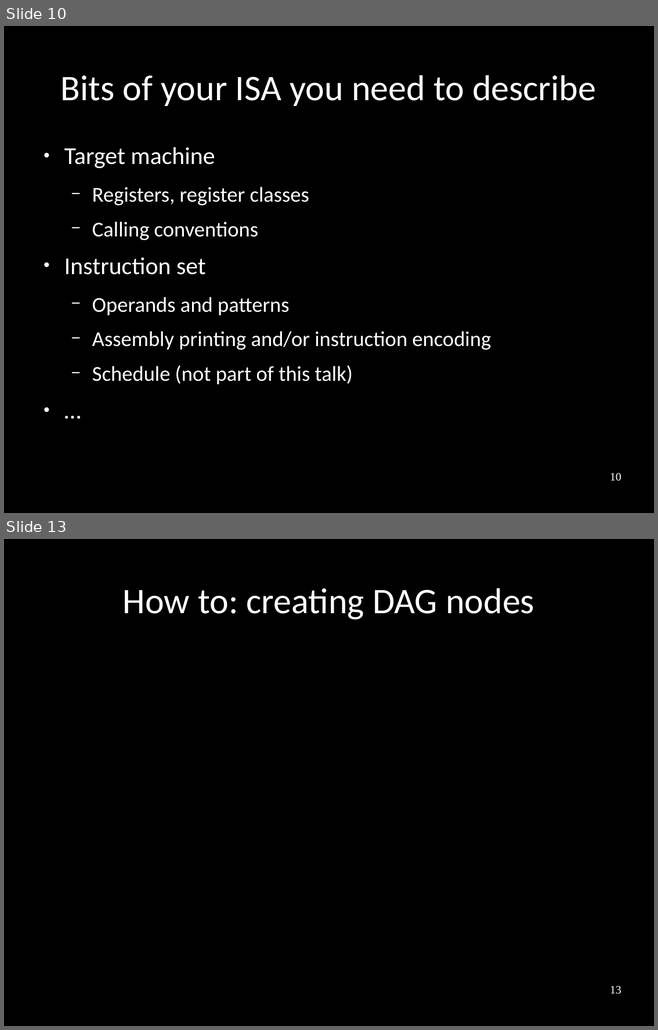
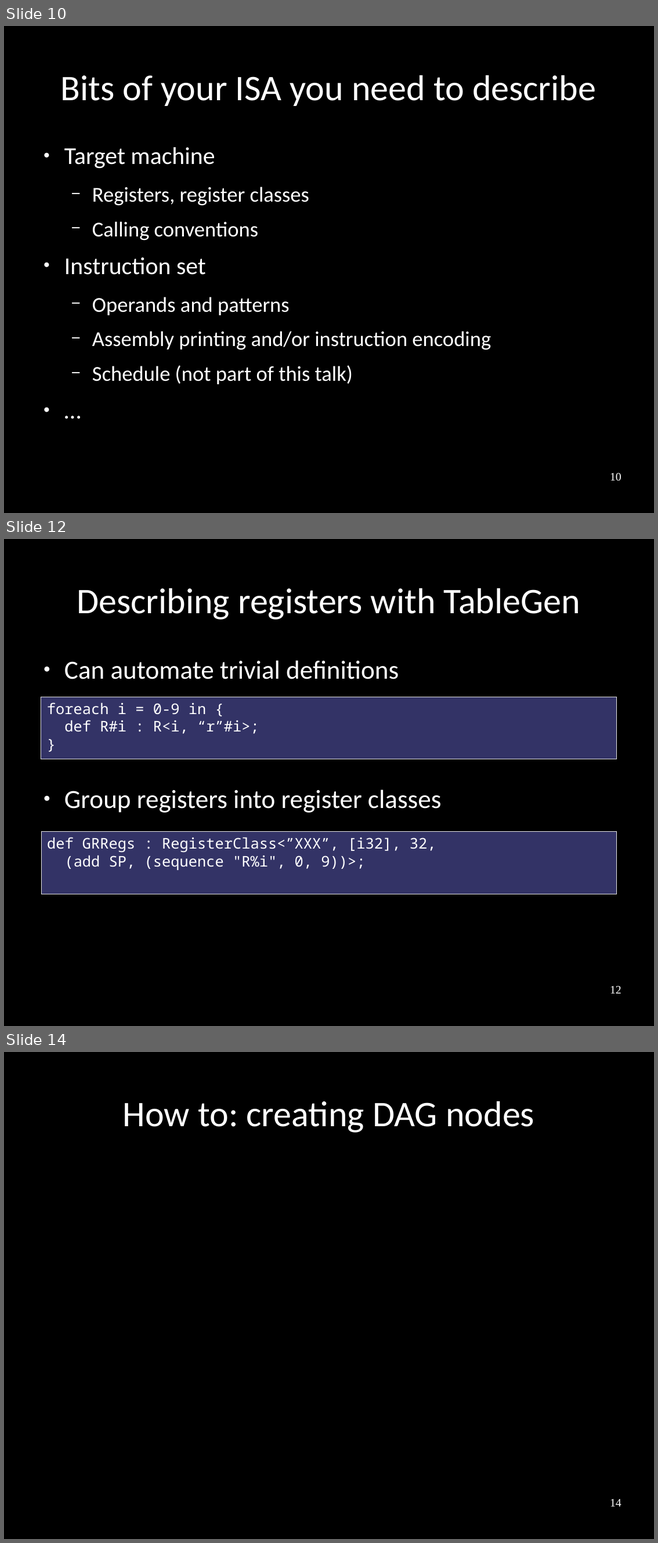
Before and after one commit to frasercrmck/llvm-leg, a slide deck: docs/Codeplay/Slides.odp. Shown one above the other, each under a label of ours: slides 10 and 13 before the commit, slides 10, 12 and 14 after it; the slides between them are not shown. The pictures are 658x1030 and 658x1543 pixels, drawn with LibreOffice and Linux fonts; fonts in the diff are those of the drawing. Boxes give left, top, right and bottom in pixels: in the first picture for what was removed or moved away, otherwise in the second. Text is boxed around its words. In the diff, an @@ line names an element or a change of style, - is before the commit and + after.

Commit message:
Slides on register classes.

```diff
--- a/docs/Codeplay/Slides.odp
+++ b/docs/Codeplay/Slides.odp
@@ slide 12 added at (x1=4, y1=539, x2=654, y2=1026), background #000000 @@
@@ title added at (x1=76, y1=588, x2=580, y2=620), 44 pt, text #FFFFFF @@
+Describing registers with TableGen
@@ text added at (x1=64, y1=660, x2=441, y2=813), 32 pt, text #FFFFFF @@
+● Can automate trivial definitions
+● Group registers into register classes
@@ rectangle added at (x1=41, y1=697, x2=616, y2=759), fill #333366, outline #E6E6E6 0 pt, 18 pt, text #FFFFFF @@
+foreach i = 0-9 in {
+def R#i : R<i, “r”#i>;
+}
@@ rectangle added at (x1=41, y1=831, x2=616, y2=894), fill #333366, outline #E6E6E6 0 pt, 18 pt, text #FFFFFF @@
+def GRRegs : RegisterClass<”XXX”, [i32], 32,
+(add SP, (sequence "R%i", 0, 9))>;
@@ page number added at (x1=610, y1=986, x2=621, y2=994), 14 pt, text #FFFFFF @@
+12
@@ what was slide 13 is now slide 14 @@
@@ page number at (x1=610, y1=1499, x2=621, y2=1507): text changed @@
-13
+14
```
Also in this commit, not shown: 2 slides changed.
